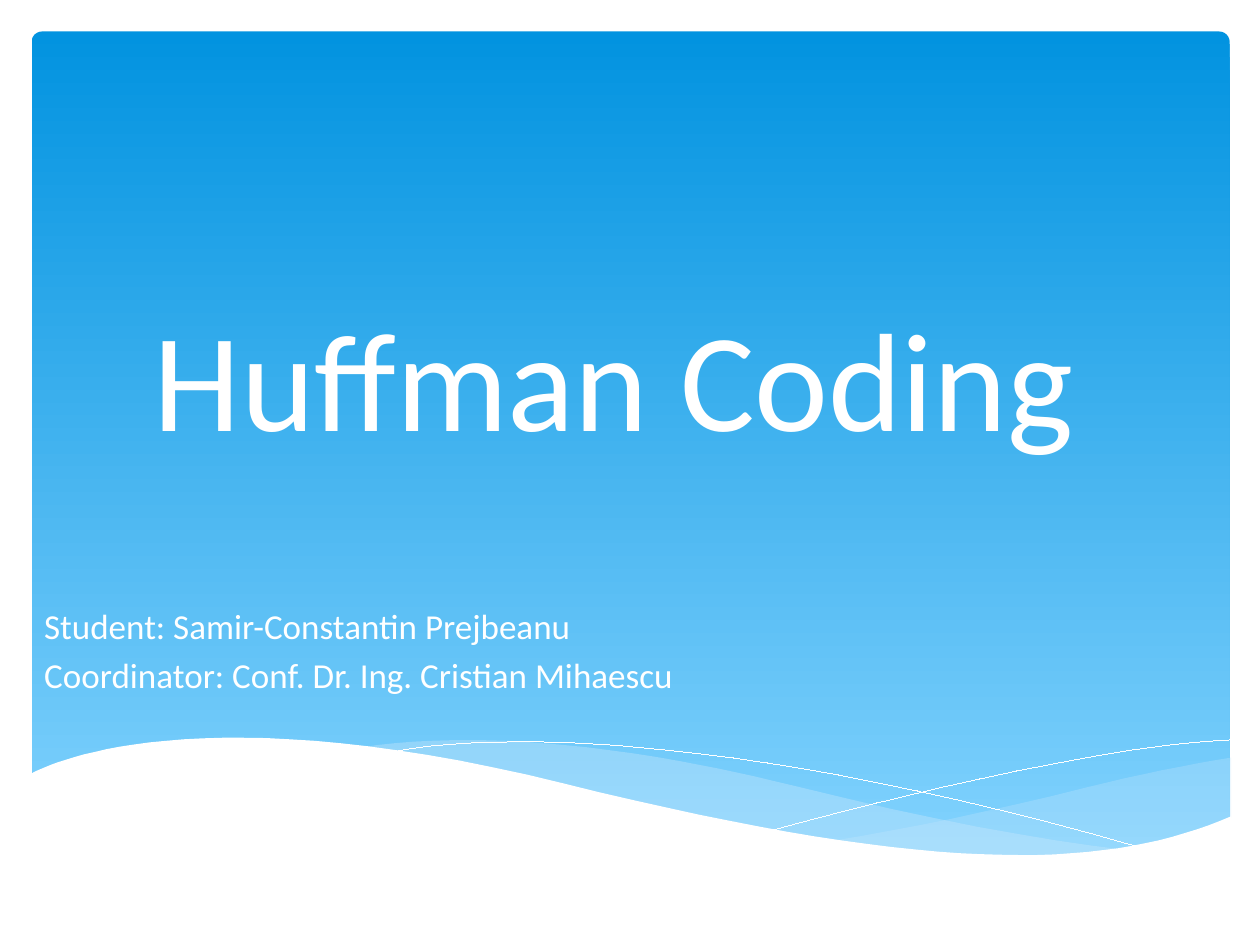
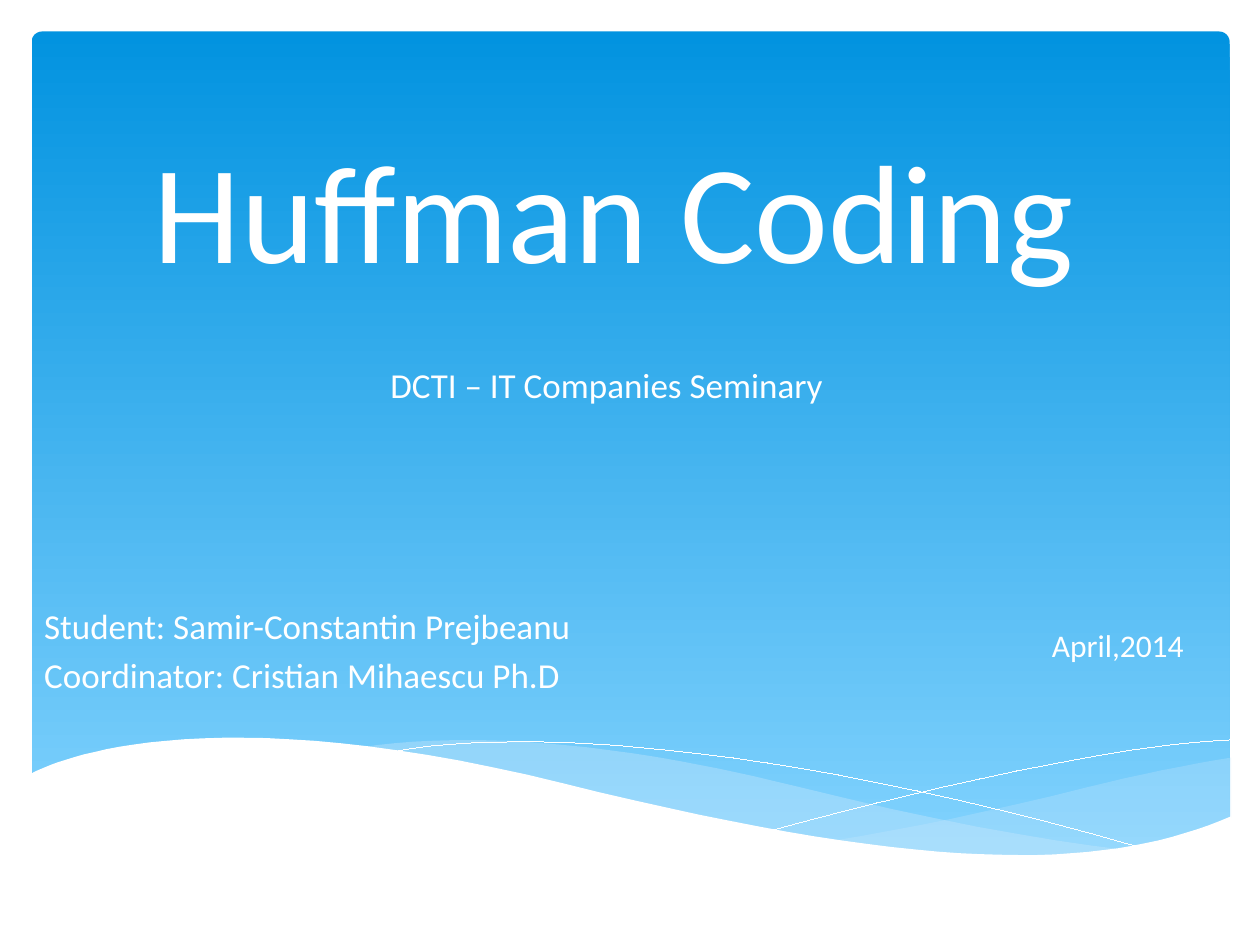
Before and after one commit to mihaescu/ADS, a slide deck: slide 1 of Data-Compression/Huffman.pptx. Drawn at 1260x945 pixels with LibreOffice and Linux fonts; fonts in the diff are those of the drawing. Boxes give left, top, right and bottom in pixels: in the first picture for what was removed or moved away, otherwise in the second. Text is boxed around its words. In the diff, an @@ line names an element or a change of style, - is before the commit and + after.

Commit message:
Huffman presentation

```diff
--- a/Data-Compression/Huffman.pptx
+++ b/Data-Compression/Huffman.pptx
@@ title "Huffman Coding": place and size @@
-title "Huffman Coding" at [154,334,1073,455]
+title "Huffman Coding" at [154,166,1073,287]
@@ text added at [390,374,823,404], 20 pt, text #FFFFFF @@
+DCTI – IT Companies Seminary
@@ text added at [1052,635,1184,662], 18 pt, text #FFFFFF @@
+April,2014
@@ subtitle at [44,663,559,688]: text changed @@
-Coordinator: Conf. Dr. Ing. Cristian Mihaescu
+Coordinator: Cristian Mihaescu Ph.D
```
Also in this commit, not shown: 7 other slides changed, 3 slides added, 3 slides removed, 1 other file.
